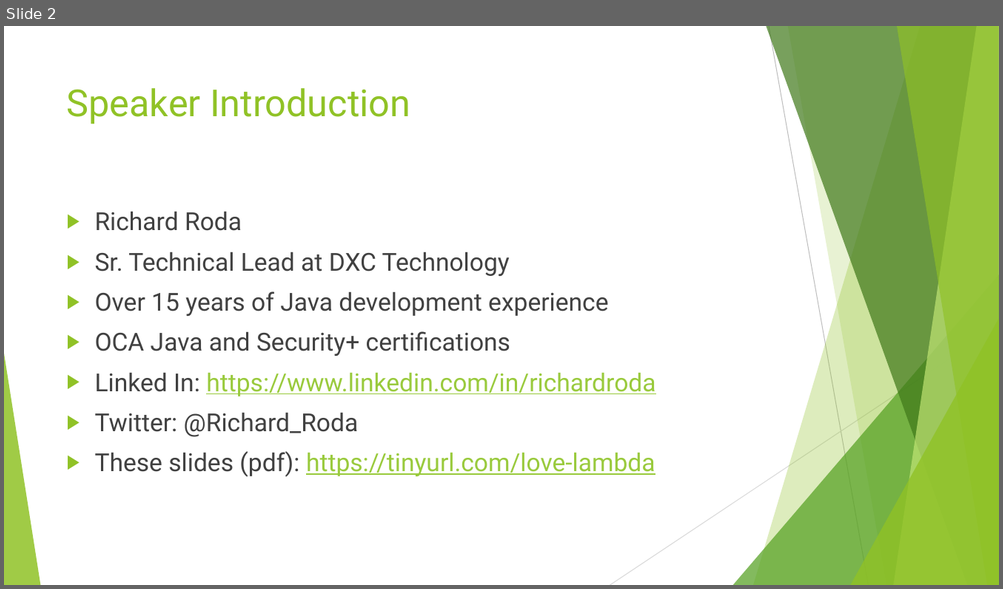
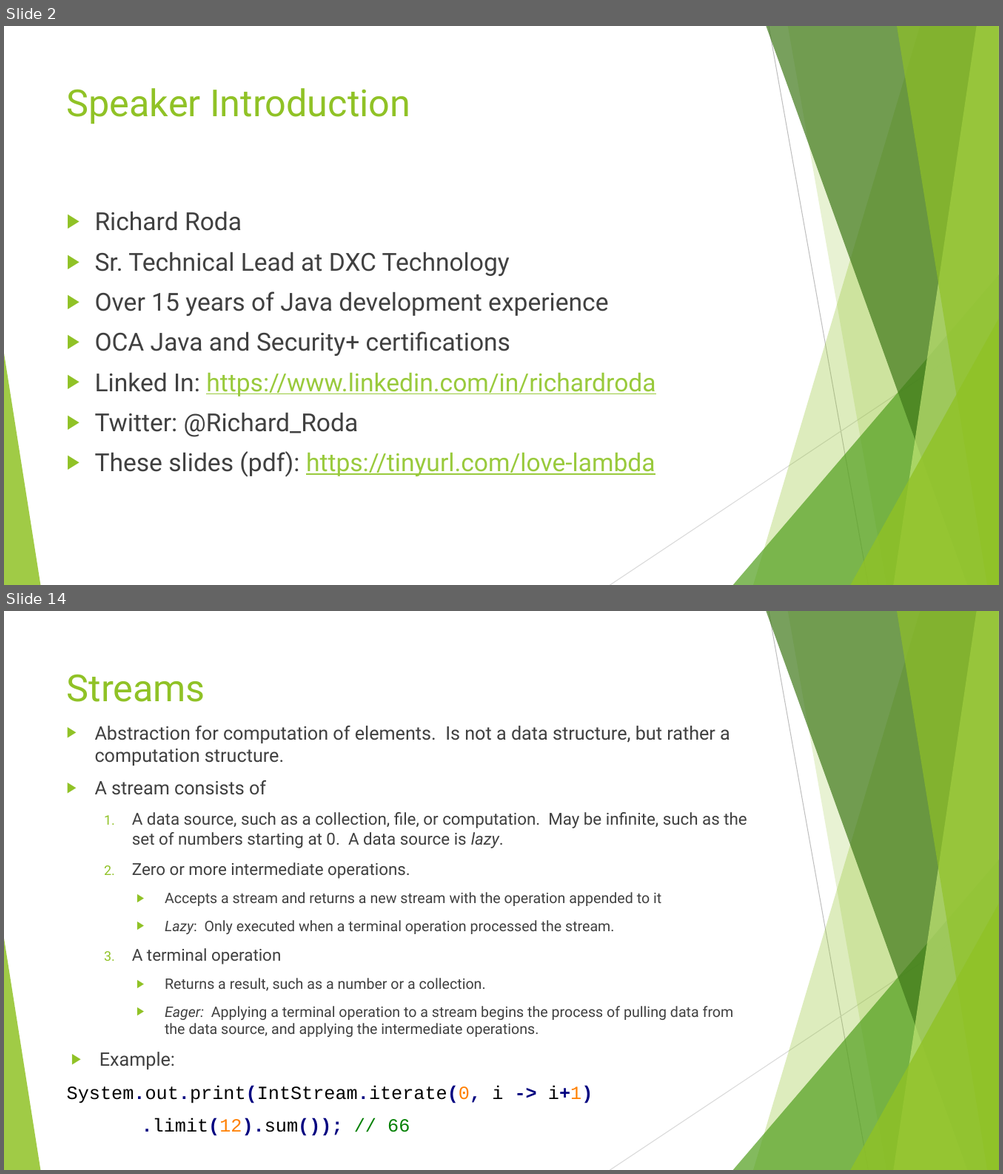
Before and after one commit to RichardRoda/2017-CodePaLOUsa-Lambda, a slide deck: Learning to Love the Lambda in the Stream.pptx. Shown one above the other, each under a label of ours: slide 2 before the commit, slides 2 and 14 after it; the slides between them are not shown. The pictures are 1003x589 and 1003x1174 pixels, drawn with LibreOffice and Linux fonts; fonts in the diff are those of the drawing. Boxes give left, top, right and bottom in pixels: in the first picture for what was removed or moved away, otherwise in the second. Text is boxed around its words. In the diff, an @@ line names an element or a change of style, - is before the commit and + after.

Commit message:
Complete discussion of Functional Interfaces (FIs).  Starting discussion of streams.

```diff
--- a/Learning to Love the Lambda in the Stream.pptx
+++ b/Learning to Love the Lambda in the Stream.pptx
@@ slide 14 added at (4,611,999,1170), background #FFFFFF; not listed: 10 template elements that a slide beside it also shows @@
@@ title added at (67,674,205,702), 36 pt, text #90C226 @@
+Streams
@@ text added at (67,726,746,1136), 14 pt, text #404040 @@
+▶ Abstraction for computation of elements. Is not a data structure, but rather a computation structure.
+▶ A stream consists of
+  1. A data source, such as a collection, file, or computation. May be infinite, such as the set of numbers starting at 0. A data source is lazy.
+  2. Zero or more intermediate operations.
+    ▶ Accepts a stream and returns a new stream with the operation appended to it
+    ▶ Lazy: Only executed when a terminal operation processed the stream.
+  3. A terminal operation
+    ▶ Returns a result, such as a number or a collection.
+    ▶ Eager: Applying a terminal operation to a stream begins the process of pulling data from the data source, and applying the intermediate operations.
+▶ Example:
+System.out.print(IntStream.iterate(0, i -> i+1)
+.limit(12).sum()); // 66
```
Also in this commit, not shown: 4 slides changed, 7 other slides added, 2 other files.
